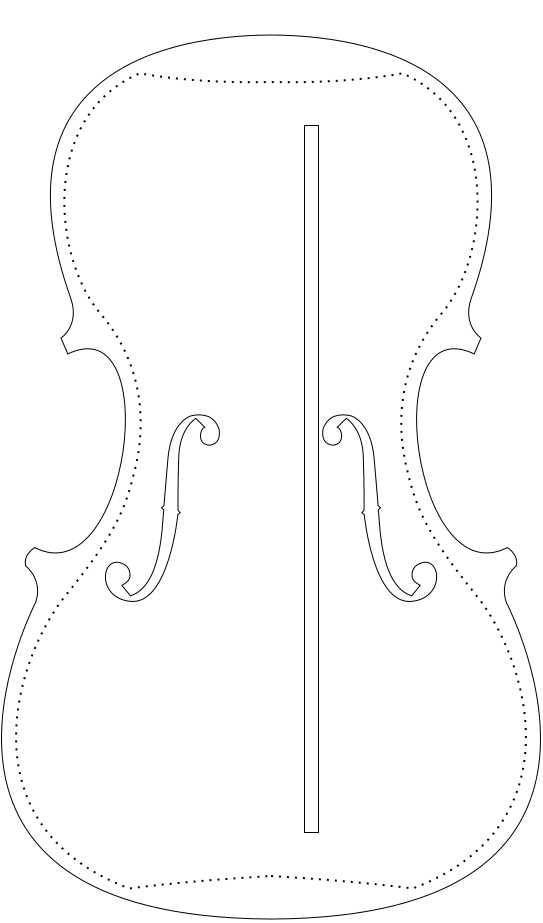
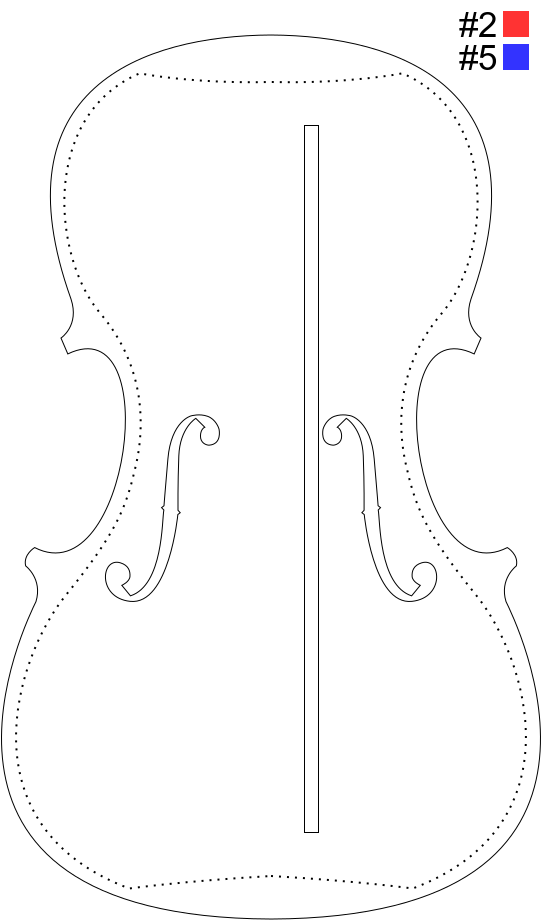
Layers edited between the first and the second 543px x 923px image:
showed "#5" over [left=459, top=45, right=497, bottom=70]
showed "#2" over [left=459, top=12, right=496, bottom=37]
showed "legends", opacity 90% → 80% over [left=503, top=11, right=529, bottom=70]
hid "bg" over [left=459, top=11, right=529, bottom=70]
